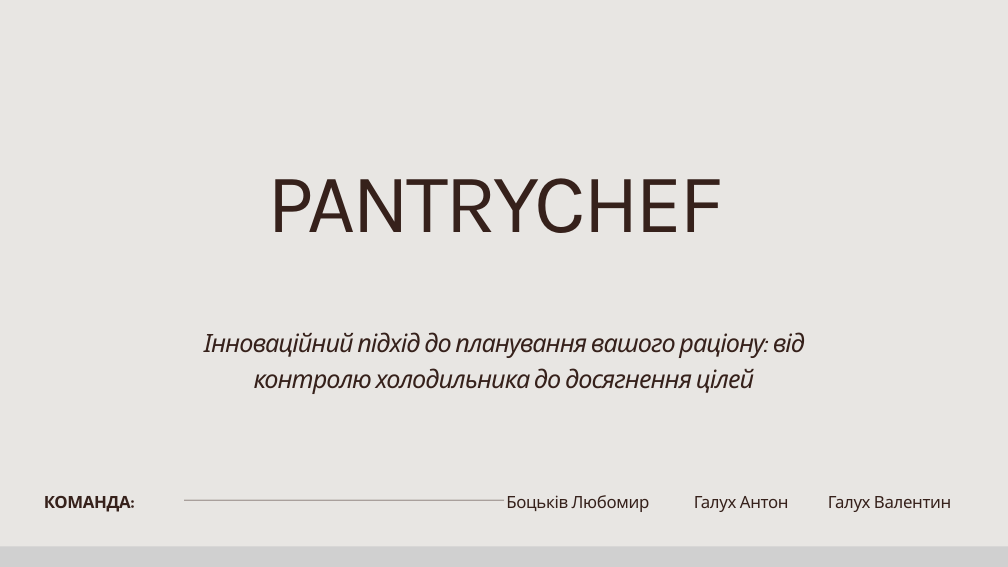
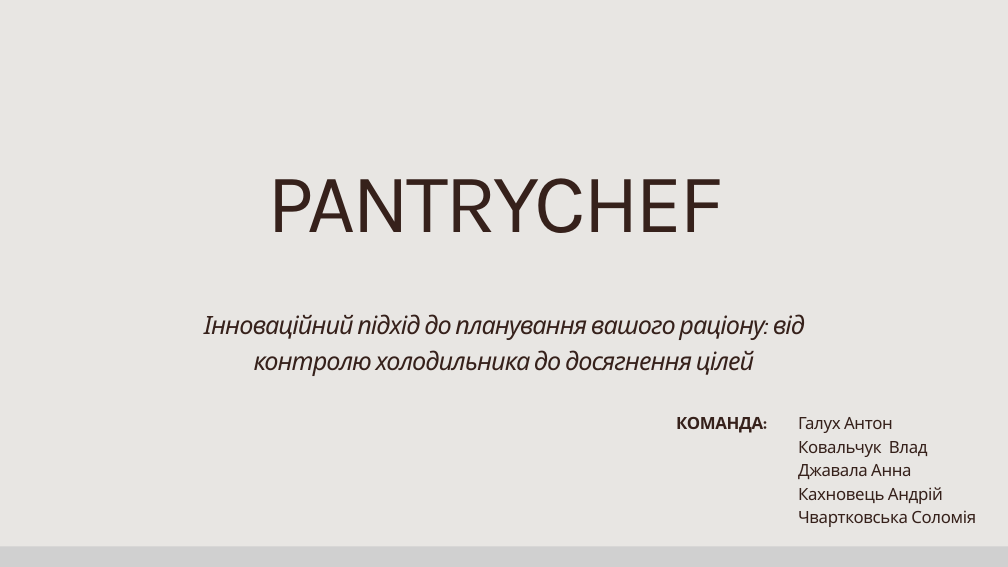
Before and after one commit to anton2654/PantryChef, a slide deck: slide 1 of Documents/PantryChef.pptx. Drawn at 1008x567 pixels with LibreOffice and Linux fonts; fonts in the diff are those of the drawing; grey boxes stand for pictures. Boxes give left, top, right and bottom in pixels: in the first picture for what was removed or moved away, otherwise in the second. Text is boxed around its words. In the diff, an @@ line names an element or a change of style, - is before the commit and + after.

```diff
--- a/Documents/PantryChef.pptx
+++ b/Documents/PantryChef.pptx
@@ text "Інноваційний підхід до планування вашого ...": place and size @@
-text "Інноваційний підхід до планування вашого ..." at <box>204,332,805,394</box>
+text "Інноваційний підхід до планування вашого ..." at <box>204,314,805,376</box>
@@ text "КОМАНДА:": place and size @@
-text "КОМАНДА:" at <box>44,496,131,512</box>
+text "КОМАНДА:" at <box>676,417,763,433</box>
@@ text added at <box>798,417,976,527</box>, 24 pt, text #36211B @@
+Галух Антон
+Ковальчук Влад
+Джавала Анна
+Кахновець Андрій
+Чвартковська Соломія
@@ line removed from (184, 500) to (504, 500) @@
@@ text removed at <box>506,495,650,512</box> @@
-Боцьків Любомир
@@ text removed at <box>694,496,789,512</box> @@
-Галух Антон
@@ text removed at <box>828,496,951,512</box> @@
-Галух Валентин
```
Also in this commit, not shown: 2 other slides changed, 2 slides removed.
